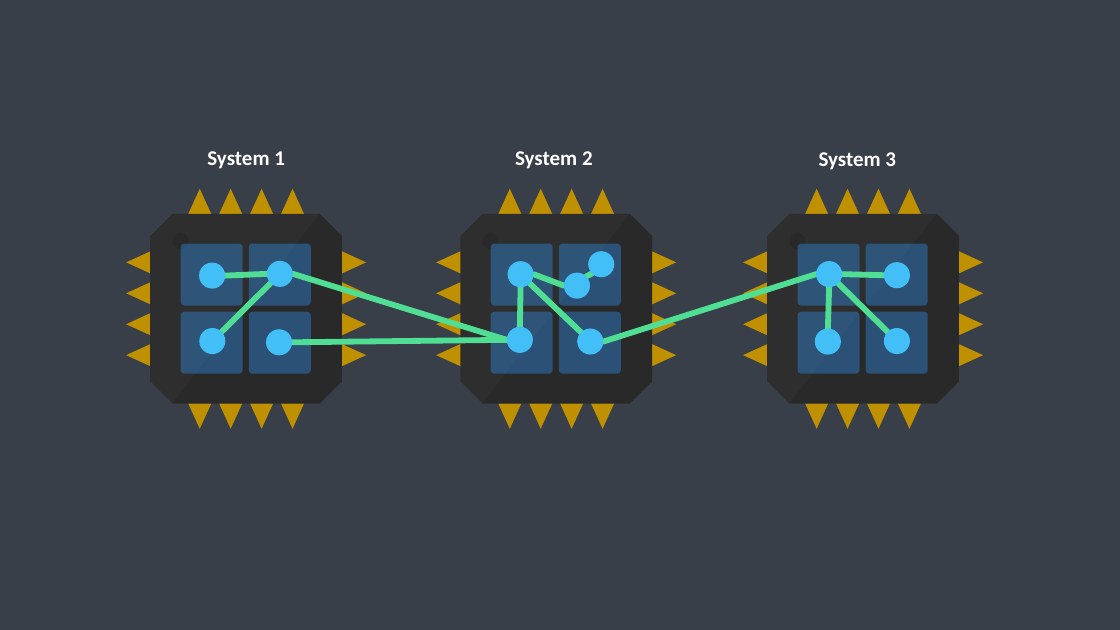
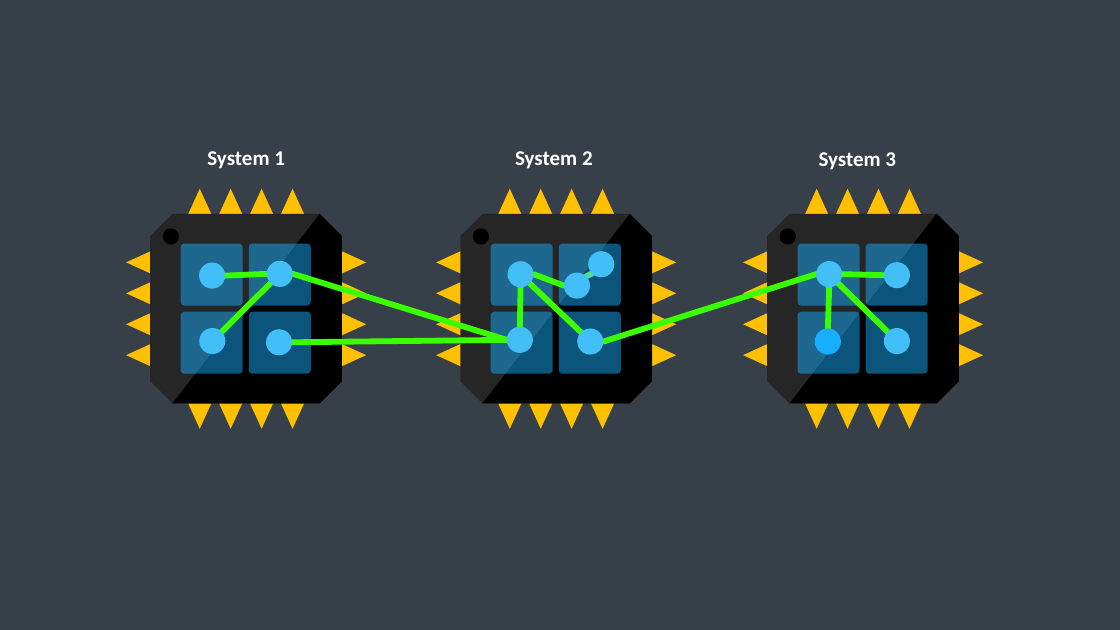
Before and after one commit to rogeralsing/Presentations, a slide deck: slide 13 of Media/protofabric.pptx. Drawn at 1120x630 pixels with LibreOffice and Linux fonts; fonts in the diff are those of the drawing. Boxes give left, top, right and bottom in pixels: in the first picture for what was removed or moved away, otherwise in the second. Text is boxed around its words. In the diff, an @@ line names an element or a change of style, - is before the commit and + after.

```diff
--- a/Media/protofabric.pptx
+++ b/Media/protofabric.pptx
@@ rectangle at box(0, 0, 1120, 630): fill #383F48 to #373F48; outline #383F48 8 pt to none @@
@@ fill #BF9000 to #FFC001 in 3 elements at box(744, 189, 984, 429), box(436, 189, 676, 429), box(126, 189, 366, 429) @@
@@ fill #2E2E2E to #262626 in 3 elements at box(767, 214, 959, 404), box(460, 214, 652, 404), box(150, 214, 342, 404) @@
@@ fill #292929 to #000000 in 6 elements at box(790, 214, 960, 404), box(482, 214, 652, 404), box(172, 214, 342, 404), box(163, 229, 179, 245), box(473, 229, 489, 245), box(780, 229, 796, 245) @@
@@ 3 ellipses: place and size @@
-3 ellipses at box(172, 234, 806, 250)
+3 ellipses at box(163, 229, 796, 245)
@@ line (271, 283) - (222, 332): stroke #50DE94 5 pt to #3AFF00 5 pt @@
@@ line (267, 274) - (225, 276): stroke #50DE94 5 pt to #3AFF00 5 pt @@
@@ line (507, 340) - (293, 274): stroke #50DE94 5 pt to #3AFF00 5 pt @@
@@ line (521, 287) - (520, 327): stroke #50DE94 5 pt to #3AFF00 5 pt @@
@@ line (530, 283) - (581, 333): stroke #50DE94 5 pt to #3AFF00 5 pt @@
@@ line (564, 286) - (534, 274): stroke #50DE94 5 pt to #3AFF00 5 pt @@
@@ line (817, 274) - (603, 342): stroke #50DE94 5 pt to #3AFF00 5 pt @@
@@ line (829, 287) - (828, 329): stroke #50DE94 5 pt to #3AFF00 5 pt @@
@@ line (839, 283) - (888, 332): stroke #50DE94 5 pt to #3AFF00 5 pt @@
@@ line (843, 274) - (884, 276): stroke #50DE94 5 pt to #3AFF00 5 pt @@
@@ fill #2E75B6 at 55% opacity to #17AEFF at 49% opacity in 12 elements at box(798, 244, 860, 306), box(866, 244, 928, 306), box(798, 312, 860, 374), box(866, 312, 928, 374), box(491, 244, 553, 306), box(559, 244, 621, 306), box(491, 312, 553, 374), box(559, 312, 621, 374), box(181, 244, 243, 306), box(249, 244, 311, 306), box(181, 312, 243, 374), box(249, 312, 311, 374) @@
@@ ellipse at box(815, 329, 841, 355): fill #43BFF7 to #17AEFF @@
@@ line (507, 340) - (292, 343): stroke #50DE94 5 pt to #3AFF00 5 pt @@
```
Also in this commit, not shown: 3 other slides changed.
